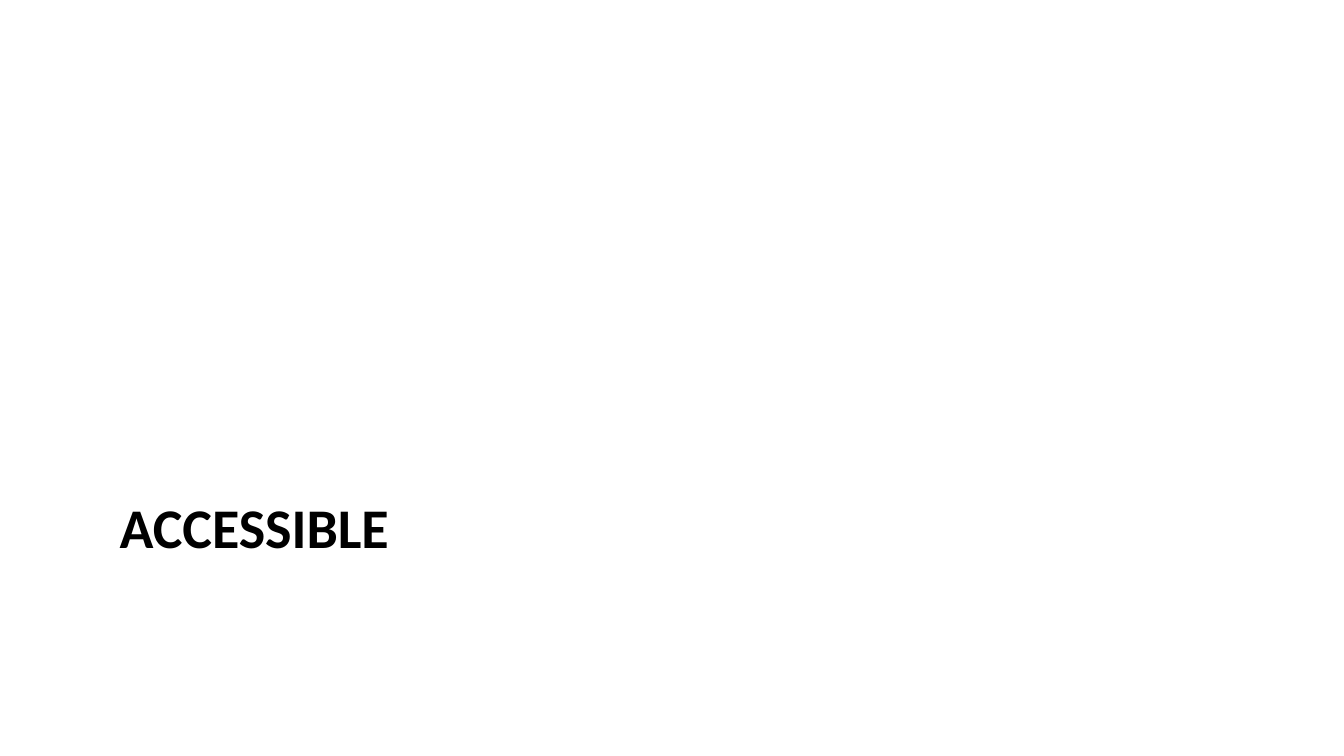
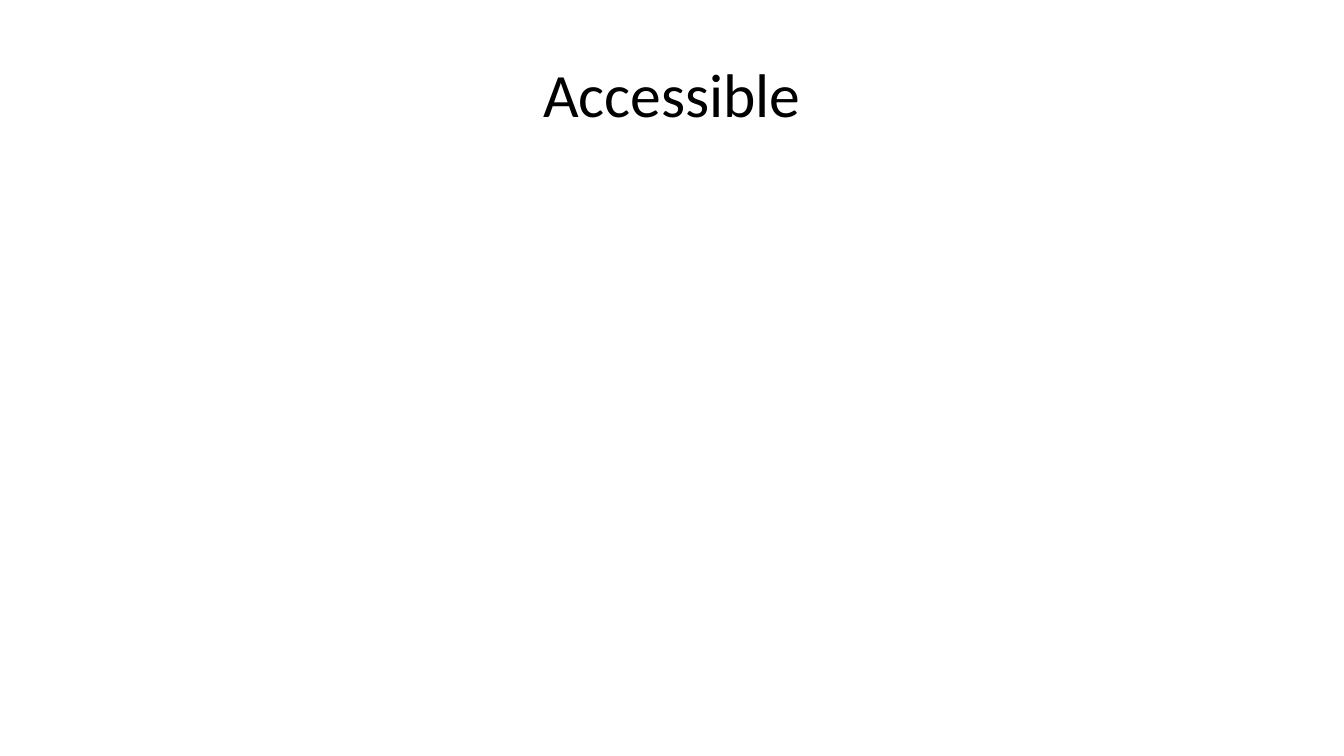
Before and after one commit to pvgenuchten/slides, a slide deck: slide 11 of slides/FAIRintro4SoilMapping.pptx. Drawn at 1344x756 pixels with LibreOffice and Linux fonts; fonts in the diff are those of the drawing. Boxes give left, top, right and bottom in pixels: in the first picture for what was removed or moved away, otherwise in the second. Text is boxed around its words. In the diff, an @@ line names an element or a change of style, - is before the commit and + after.

```diff
--- a/slides/FAIRintro4SoilMapping.pptx
+++ b/slides/FAIRintro4SoilMapping.pptx
@@ title "Accessible" at [543, 74, 801, 118]: vertical alignment top to middle @@
@@ title at [543, 74, 801, 118]: text changed; size 30 to 33 pt; bold off @@
-ACCESSIBLE
+Accessible
```
Also in this commit, not shown: 4 other slides changed, 30 other files.
